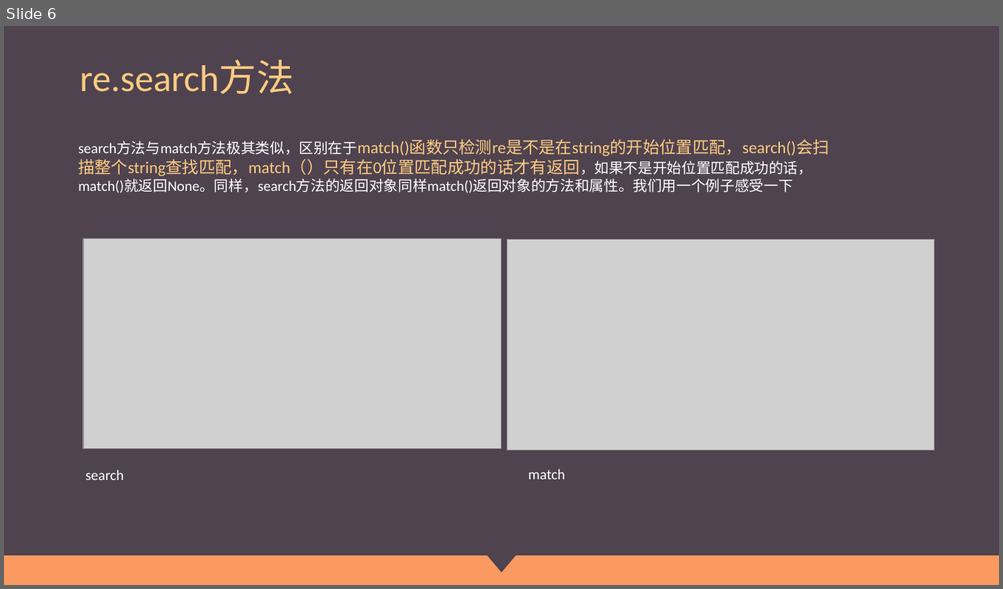
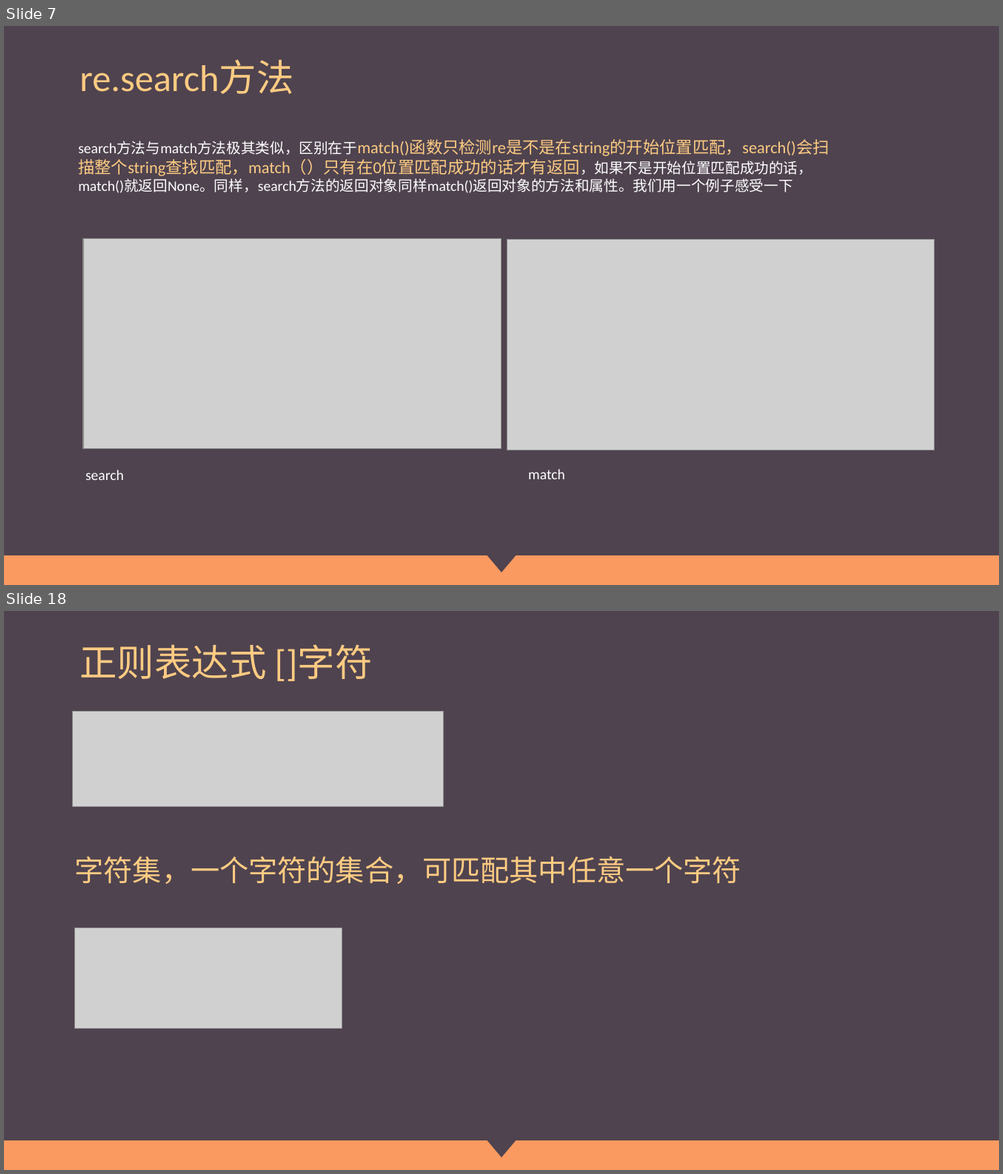
Before and after one commit to Wu-jiaming/-ppt, a slide deck: 正则表达式.pptx. Shown one above the other, each under a label of ours: slide 6 before the commit, slides 7 and 18 after it; the slides between them are not shown. The pictures are 1003x589 and 1003x1174 pixels, drawn with LibreOffice and Linux fonts; fonts in the diff are those of the drawing; grey boxes stand for pictures. Boxes give left, top, right and bottom in pixels: in the first picture for what was removed or moved away, otherwise in the second. Text is boxed around its words. In the diff, an @@ line names an element or a change of style, - is before the commit and + after.

```diff
--- a/正则表达式.pptx
+++ b/正则表达式.pptx
@@ slide 18 added at <box>4,611,999,1170</box>, background #4F434F; not listed: 2 template elements that a slide beside it also shows @@
@@ title added at <box>79,644,373,681</box>, 36 pt, text #FDCB82 @@
+正则表达式 []字符
@@ picture added at <box>72,711,443,806</box> @@
@@ text added at <box>75,857,741,884</box>, 28 pt, text #FDCB82 @@
+字符集，一个字符的集合，可匹配其中任意一个字符
@@ picture added at <box>74,928,341,1028</box> @@
@@ what was slide 6 is now slide 7 @@
```
Also in this commit, not shown: 2 slides changed, 25 other slides added.
